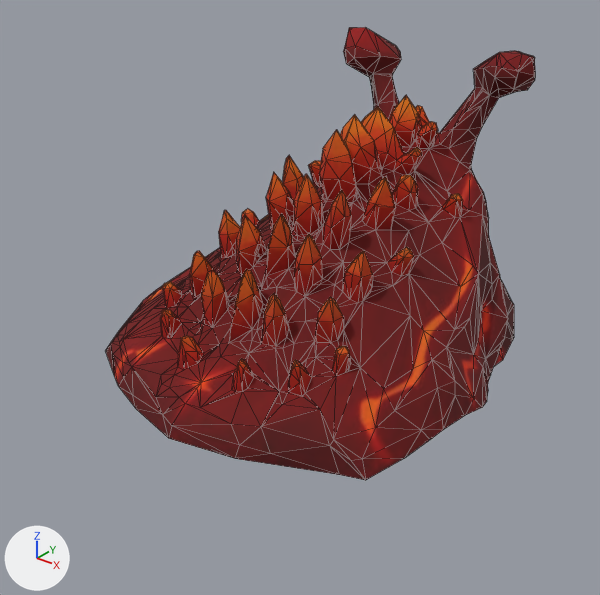
What one commit did to the glTF model ecorce/modeles/m_elite_limace.glb.
One viewpoint serves both versions: a 50 mm lens placed at (1.029, -1.378, 0.651), pointed at (-0.001, -0.09, -0.147). Lighting does not change. The marker at lower left points along +X, +Y and +Z. The older version comes first. Mesh edges are drawn as thin lines. Vertices at exactly the same position are counted once.

In view in the first picture: 'geometry_0'.
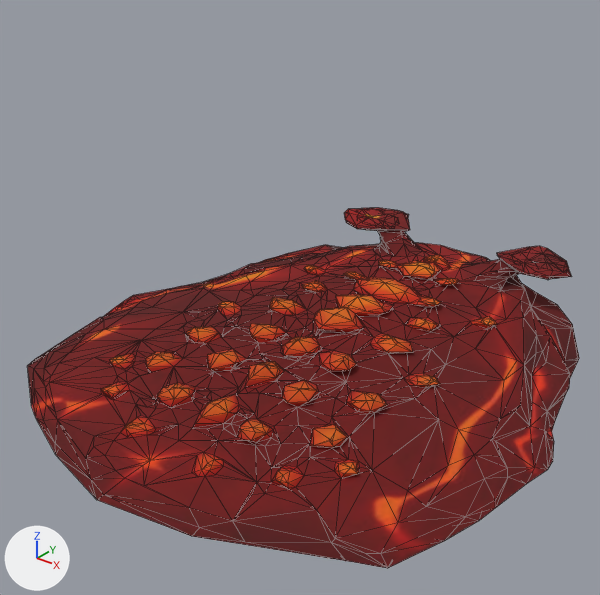
The newer file adds a shape key; the second version is drawn at full value of the shape key 'aplati' of 'geometry_0', and the change is written as the vertex moves it makes.

Where the change shows, as pixel boxes (x1, y1, x2, y2) in the pictures (600 x 595 px):
```json
{"object": "geometry_0", "change": "moved, rescaled", "before": [106, 27, 535, 480], "after": [27, 208, 579, 568], "on screen": "29% wider, 20% shorter"}
```

The change, as JSON lines over the scene's bpy script:
```json
{"block": "me_geometry_0", "where": "# used by ob_geometry_0; location = (0.0, 0.003, 0.004); scale = (0.498, 0.498, 0.498)"}
{"op": "remove", "block": "me_geometry_0", "code": "me_geometry_0.from_pydata(...)  # 1502 vertices, 2999 faces; spans x -0.88..0.88, y -1.0..1.0, z -0.7..0.7"}
{"op": "add", "block": "me_geometry_0", "code": "me_geometry_0.from_pydata(...)  # 1502 vertices, 2999 faces; spans x -0.81..0.81, y -0.65..1.19, z 0.05..0.24"}
{"block": "me_geometry_0", "change": "me_geometry_0 part 1: the whole mesh is scaled about its middle by (0.921, 0.921, 0.135), then moved by (0.0, 0.27, 0.15)"}
{"op": "set", "path": "ob_geometry_0.location", "old": "(0.0, 0.003, 0.004)", "new": "(0.0, -0.194, -0.382)"}
{"op": "set", "path": "ob_geometry_0.scale", "old": "(0.498, 0.498, 0.498)", "new": "(0.735, 0.735, 0.735)"}
```
